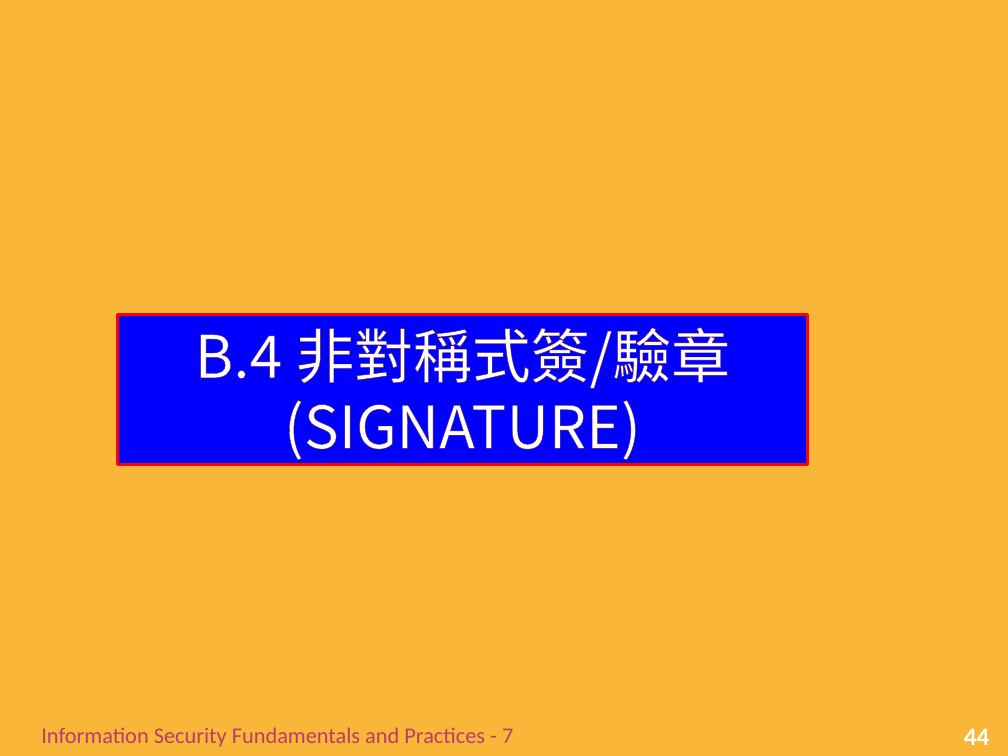
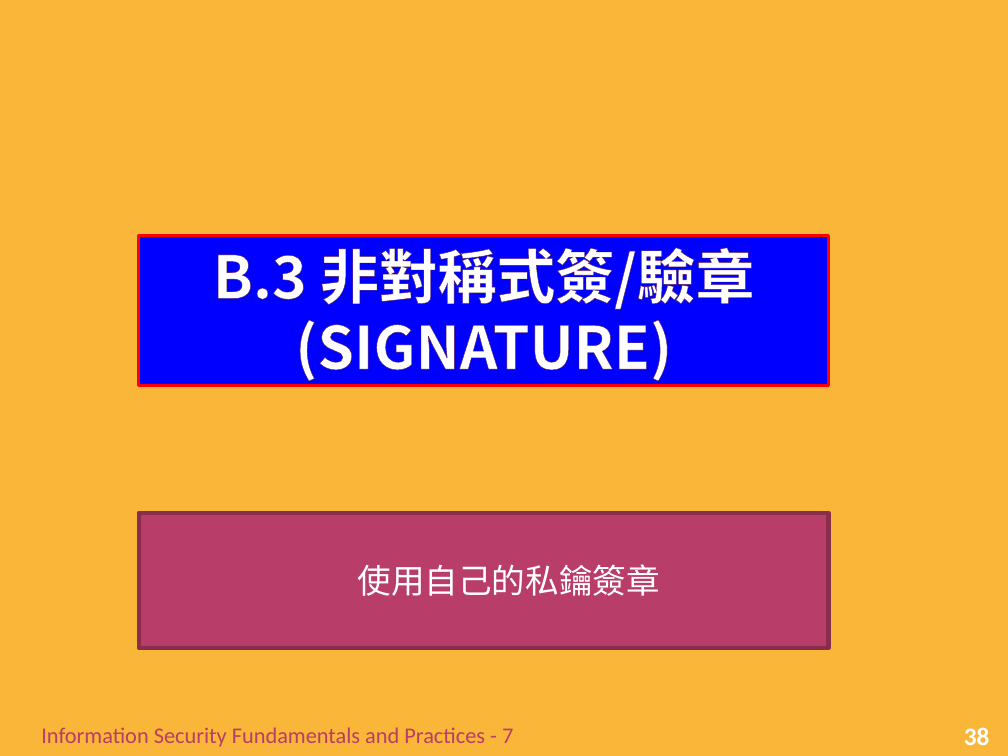
Before and after one commit to chih-chengwu/Information-Security-Markdown, a slide deck: slide 38 of 正本/Ch6_基礎密碼學(潘天佑的第7章).pptx (slide 44 before the commit). Drawn at 1008x756 pixels with LibreOffice and Linux fonts; fonts in the diff are those of the drawing; background and template pictures are left out. Boxes give left, top, right and bottom in pixels: in the first picture for what was removed or moved away, otherwise in the second. Text is boxed around its words. In the diff, an @@ line names an element or a change of style, - is before the commit and + after.

```diff
--- a/正本/Ch6_基礎密碼學(潘天佑的第7章).pptx
+++ b/正本/Ch6_基礎密碼學(潘天佑的第7章).pptx
@@ title "B.3 非對稱式簽/驗章 (SIGNATURE)": place and size @@
-title "B.3 非對稱式簽/驗章 (SIGNATURE)" at bbox=[118, 314, 807, 465]
+title "B.3 非對稱式簽/驗章 (SIGNATURE)" at bbox=[139, 235, 829, 385]
@@ title at bbox=[213, 247, 754, 381]: text changed; bold on @@
-B.4 非對稱式簽/驗章 (SIGNATURE)
+B.3 非對稱式簽/驗章 (SIGNATURE)
@@ rectangle added at bbox=[139, 513, 829, 648], fill #B83D68, outline #882D4D 3.15 pt, 24 pt, text #FFFFFF @@
+  使用自己的私鑰簽章
@@ page number at bbox=[964, 727, 990, 745]: text changed @@
-44
+38
```
Also in this commit, not shown: 18 other slides changed, 2 slides added, 2 slides removed, 5 other files.
